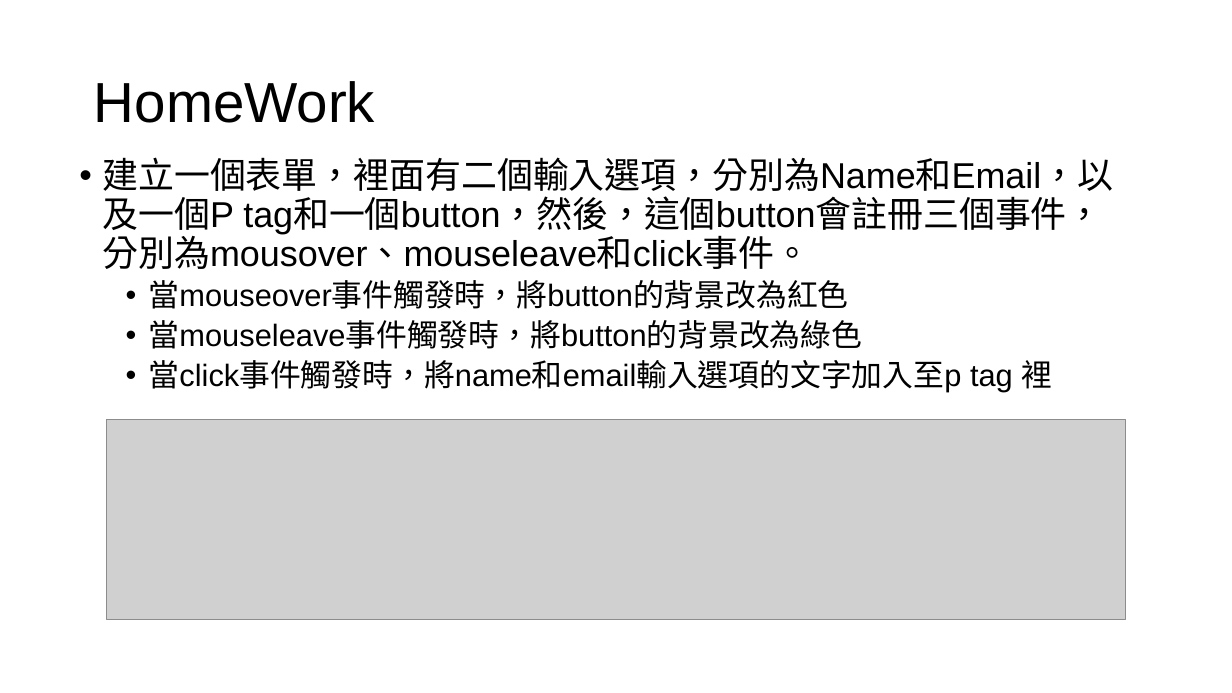
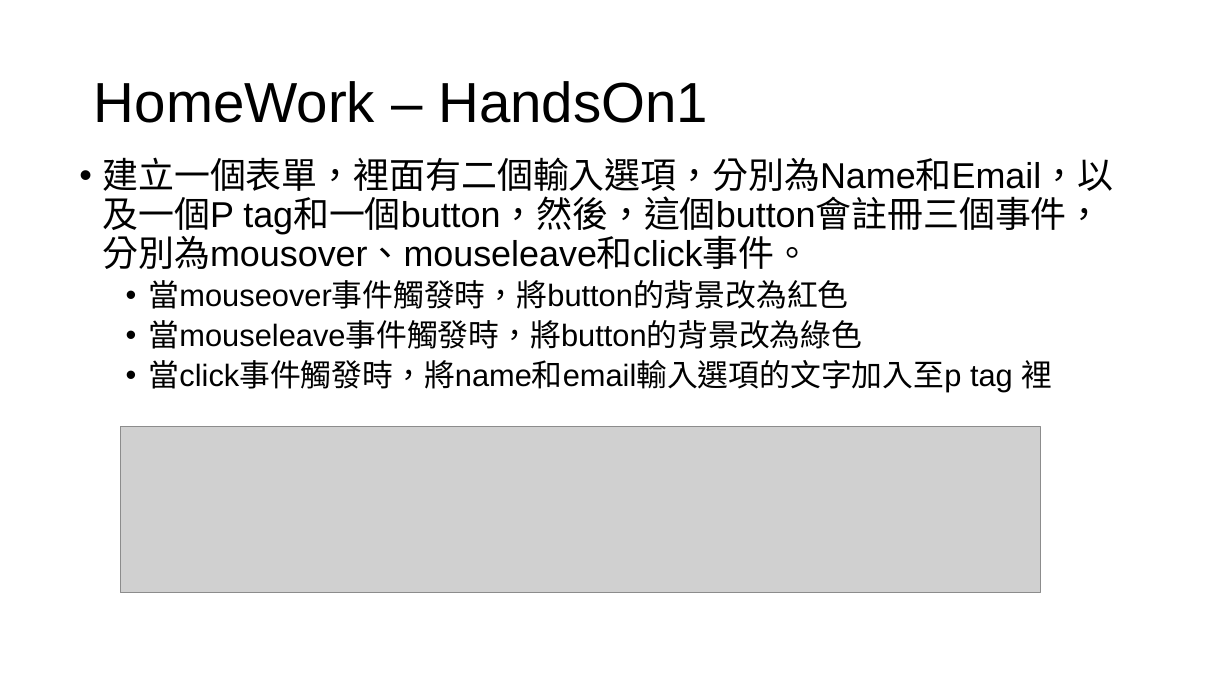
Before and after one commit to Benknightdark/jquerytutorial, a slide deck: slide 9 of jquerytutorial.pptx. Drawn at 1232x693 pixels with LibreOffice and Linux fonts; fonts in the diff are those of the drawing; grey boxes stand for pictures. Boxes give left, top, right and bottom in pixels: in the first picture for what was removed or moved away, otherwise in the second. Text is boxed around its words. In the diff, an @@ line names an element or a change of style, - is before the commit and + after.

Commit message:
aa

```diff
--- a/jquerytutorial.pptx
+++ b/jquerytutorial.pptx
@@ title at (x1=94, y1=81, x2=708, y2=123): text changed @@
-HomeWork
+HomeWork – HandsOn1
@@ picture resized from (x1=106, y1=420, x2=1126, y2=620) to (x1=120, y1=427, x2=1041, y2=592) @@
```
